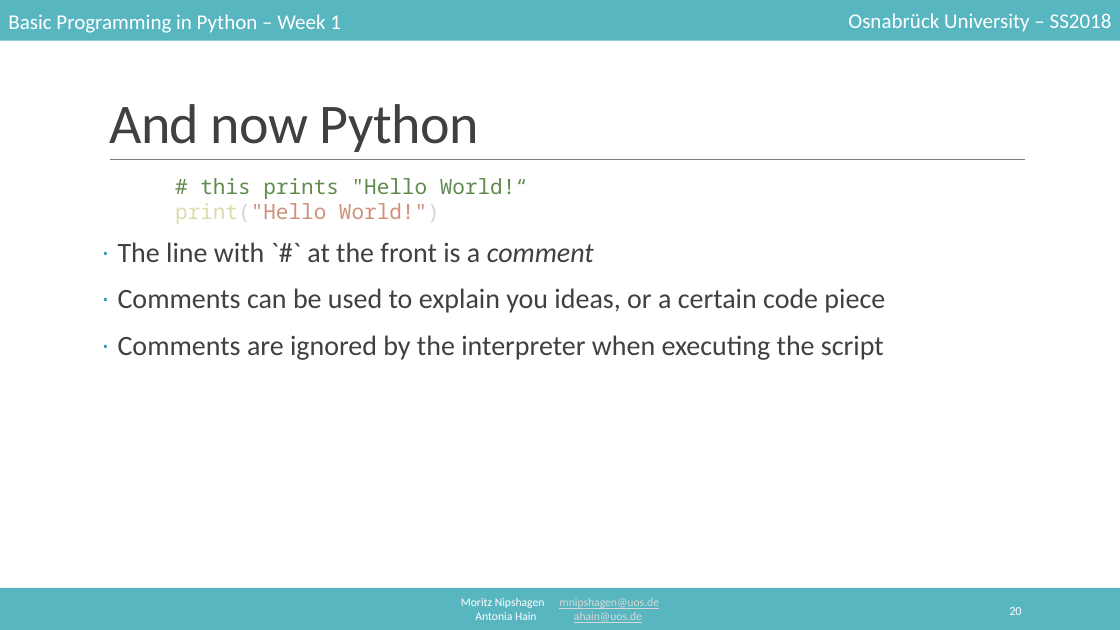
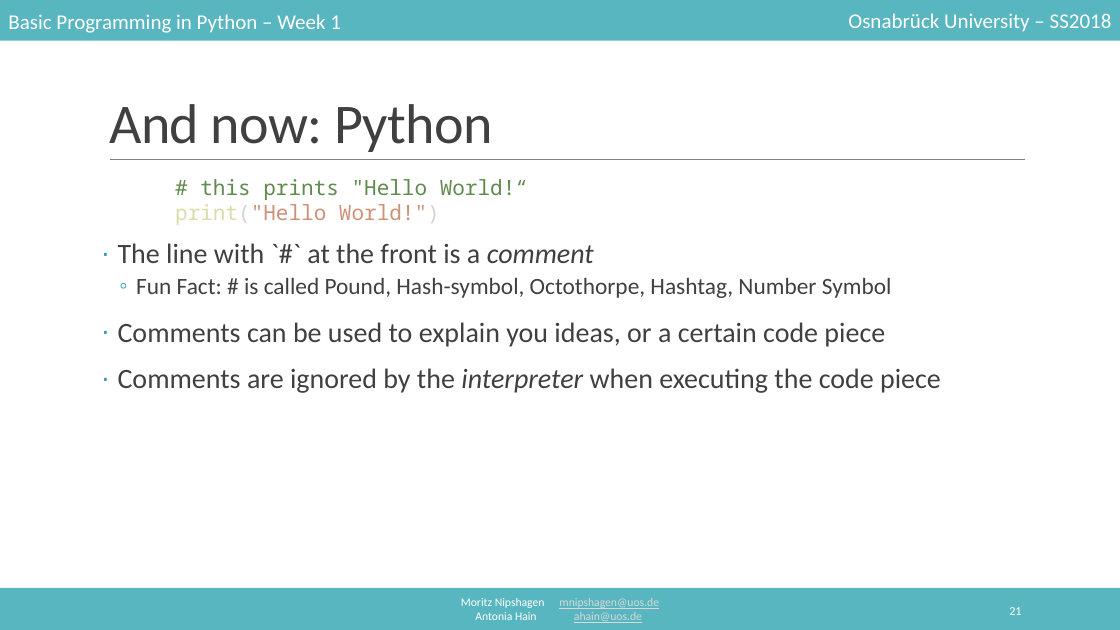
Before and after one commit to mnipshagen/monty, a slide deck: slide 21 of 2018/01/Hello_World.pptx (slide 20 before the commit). Drawn at 1120x630 pixels with LibreOffice and Linux fonts; fonts in the diff are those of the drawing. Boxes give left, top, right and bottom in pixels: in the first picture for what was removed or moved away, otherwise in the second. Text is boxed around its words. In the diff, an @@ line names an element or a change of style, - is before the commit and + after.

```diff
--- a/2018/01/Hello_World.pptx
+++ b/2018/01/Hello_World.pptx
@@ title at (109, 104, 493, 152): text changed @@
-And now Python
+And now: Python
@@ text at (136, 278, 892, 298): paragraph added @@
+  ◦ Fun Fact: # is called Pound, Hash-symbol, Octothorpe, Hashtag, Number Symbol
@@ text at (118, 368, 941, 393): text changed @@
-· Comments are ignored by the interpreter when executing the script
+· Comments are ignored by the interpreter when executing the code piece
@@ page number at (1009, 607, 1021, 615): text changed @@
-20
+21
```
Also in this commit, not shown: 13 other slides changed, 3 slides added, 1 slide removed, 2 other files.
